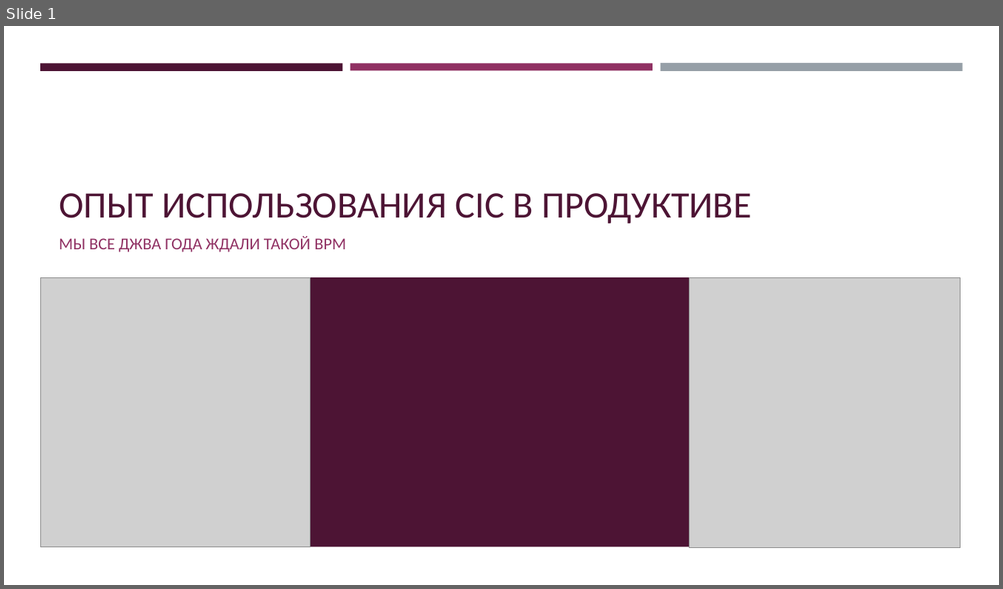
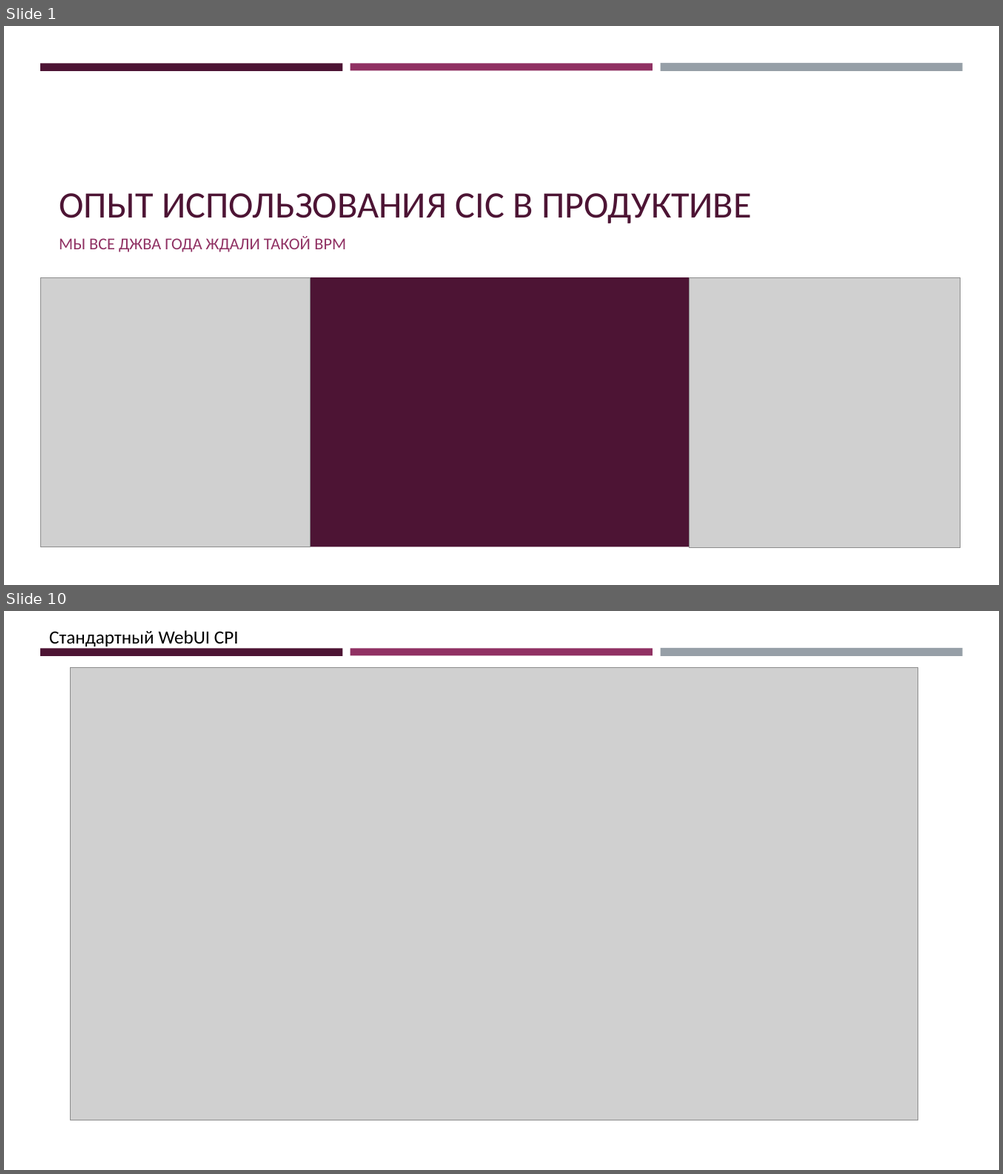
Before and after one commit to rsugio/PIMON, a slide deck: PIMON-2023/PIMON-2023_CIC.pptx. Shown one above the other, each under a label of ours: slide 1 before the commit, slides 1 and 10 after it; the slides between them are not shown. The pictures are 1003x589 and 1003x1174 pixels, drawn with LibreOffice and Linux fonts; fonts in the diff are those of the drawing; grey boxes stand for pictures. Boxes give left, top, right and bottom in pixels: in the first picture for what was removed or moved away, otherwise in the second. Text is boxed around its words. In the diff, an @@ line names an element or a change of style, - is before the commit and + after.

```diff
--- a/PIMON-2023/PIMON-2023_CIC.pptx
+++ b/PIMON-2023/PIMON-2023_CIC.pptx
@@ slide 10 added at <box>4,611,999,1170</box>, background #FFFFFF; not listed: 3 template elements that a slide beside it also shows @@
@@ text added at <box>49,630,239,647</box>, 18 pt, text #000000 @@
+Стандартный WebUI CPI
@@ picture added at <box>71,668,918,1122</box> @@
```
Also in this commit, not shown: 2 slides changed, 15 other slides added, 1 slide removed, 8 other files.
